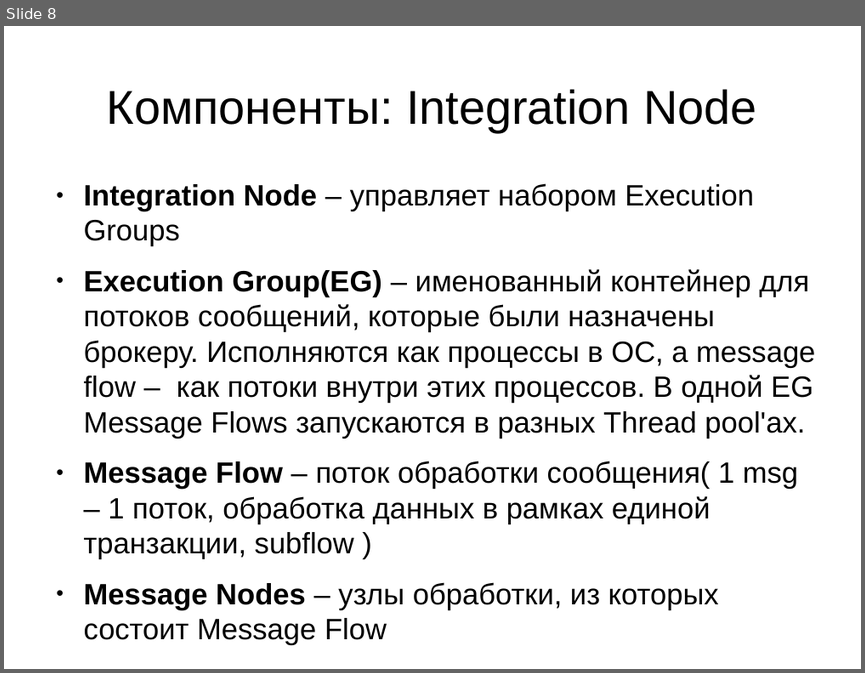
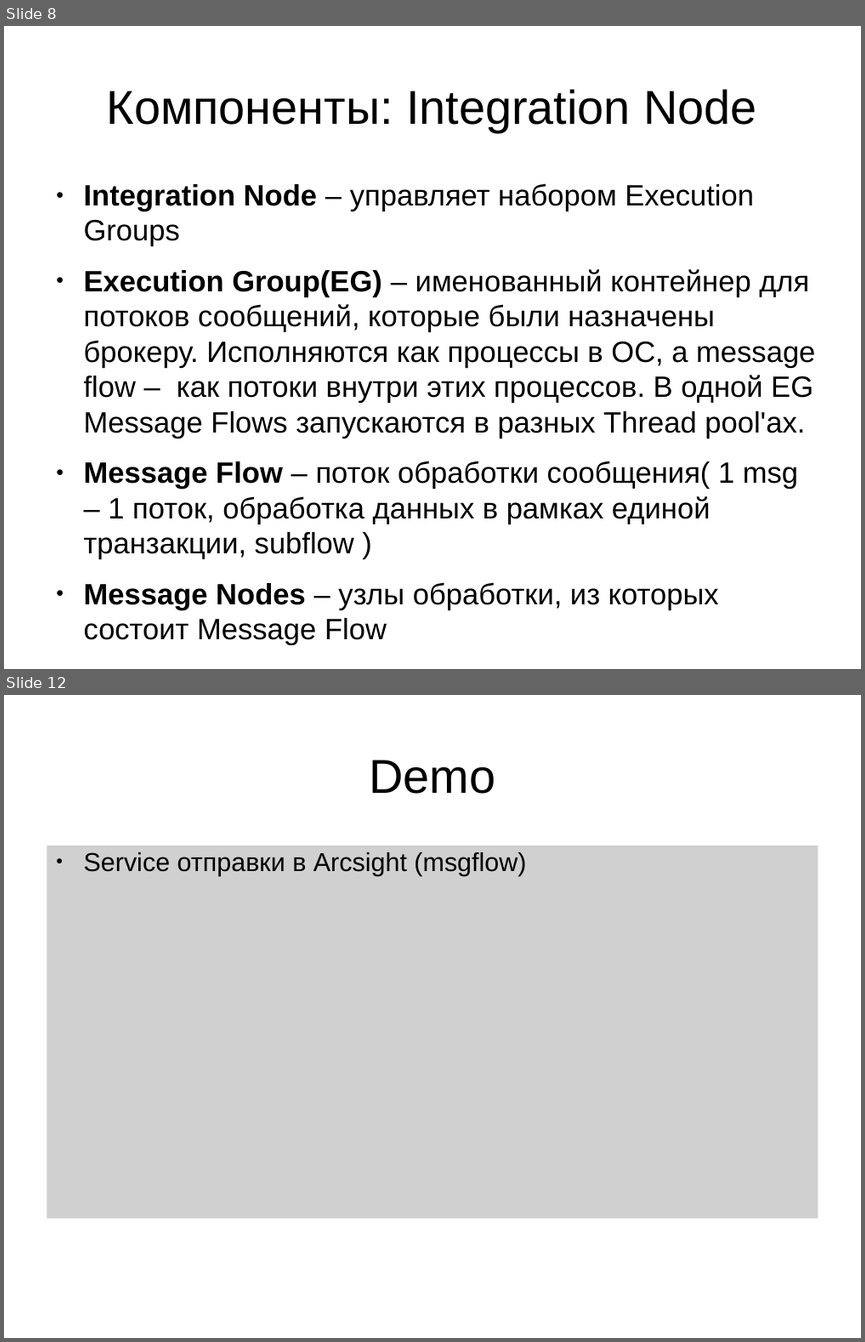
Before and after one commit to demonh1/wb, a slide deck: doc/iib_pr_for_eq.odp. Shown one above the other, each under a label of ours: slide 8 before the commit, slides 8 and 12 after it; the slides between them are not shown. The pictures are 865x673 and 865x1342 pixels, drawn with LibreOffice and Linux fonts; fonts in the diff are those of the drawing; grey boxes stand for pictures. Boxes give left, top, right and bottom in pixels: in the first picture for what was removed or moved away, otherwise in the second. Text is boxed around its words. In the diff, an @@ line names an element or a change of style, - is before the commit and + after.

Commit message:
add demo

```diff
--- a/doc/iib_pr_for_eq.odp
+++ b/doc/iib_pr_for_eq.odp
@@ slide 12 added at (4, 695, 861, 1338), background #FFFFFF @@
@@ title added at (369, 760, 495, 794), 44 pt, text #000000 @@
+Demo
@@ picture added at (46, 845, 818, 1219), 24 pt, text #000000 @@
+● Service отправки в Arcsight (msgflow)
```
Also in this commit, not shown: 3 other slides added.
